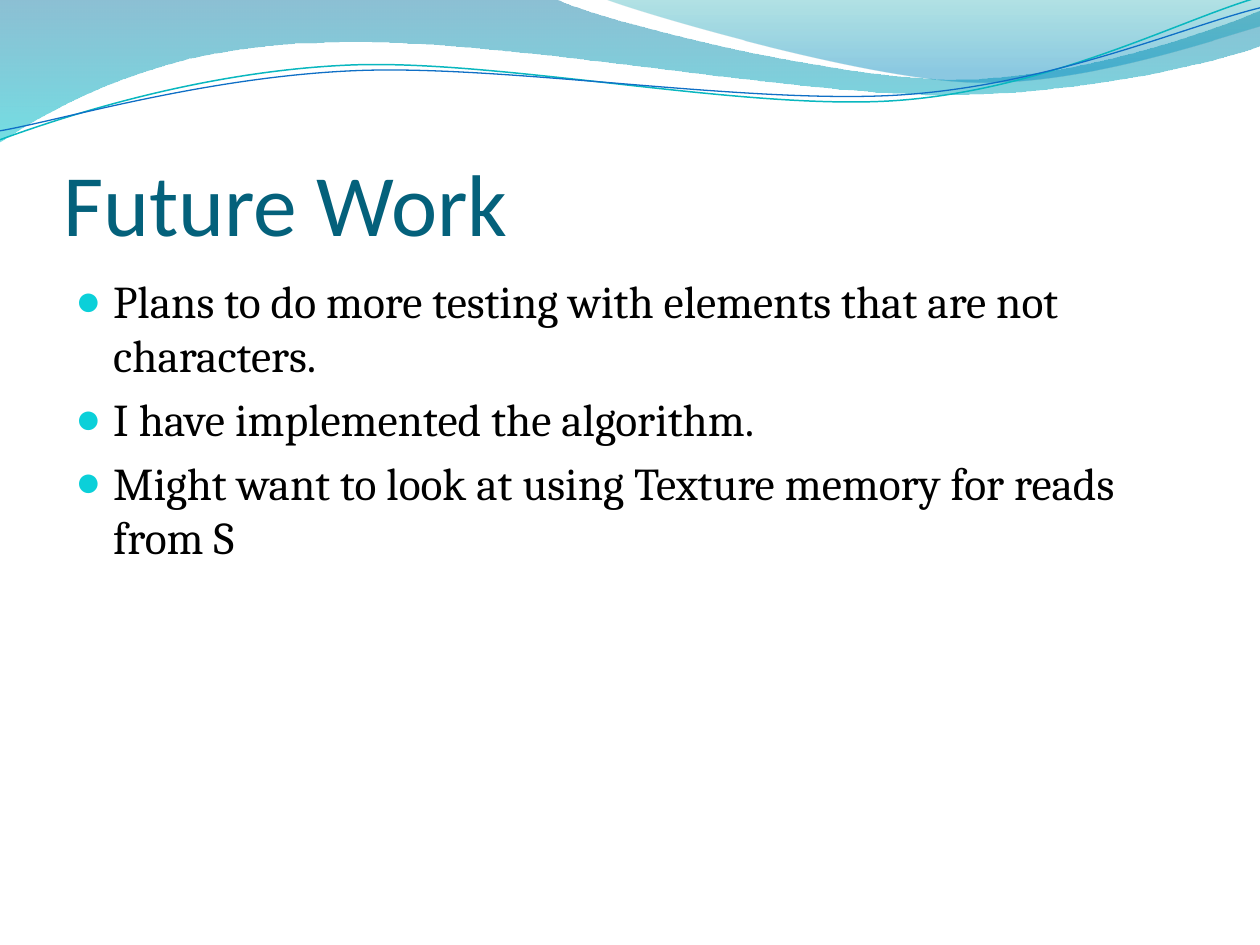
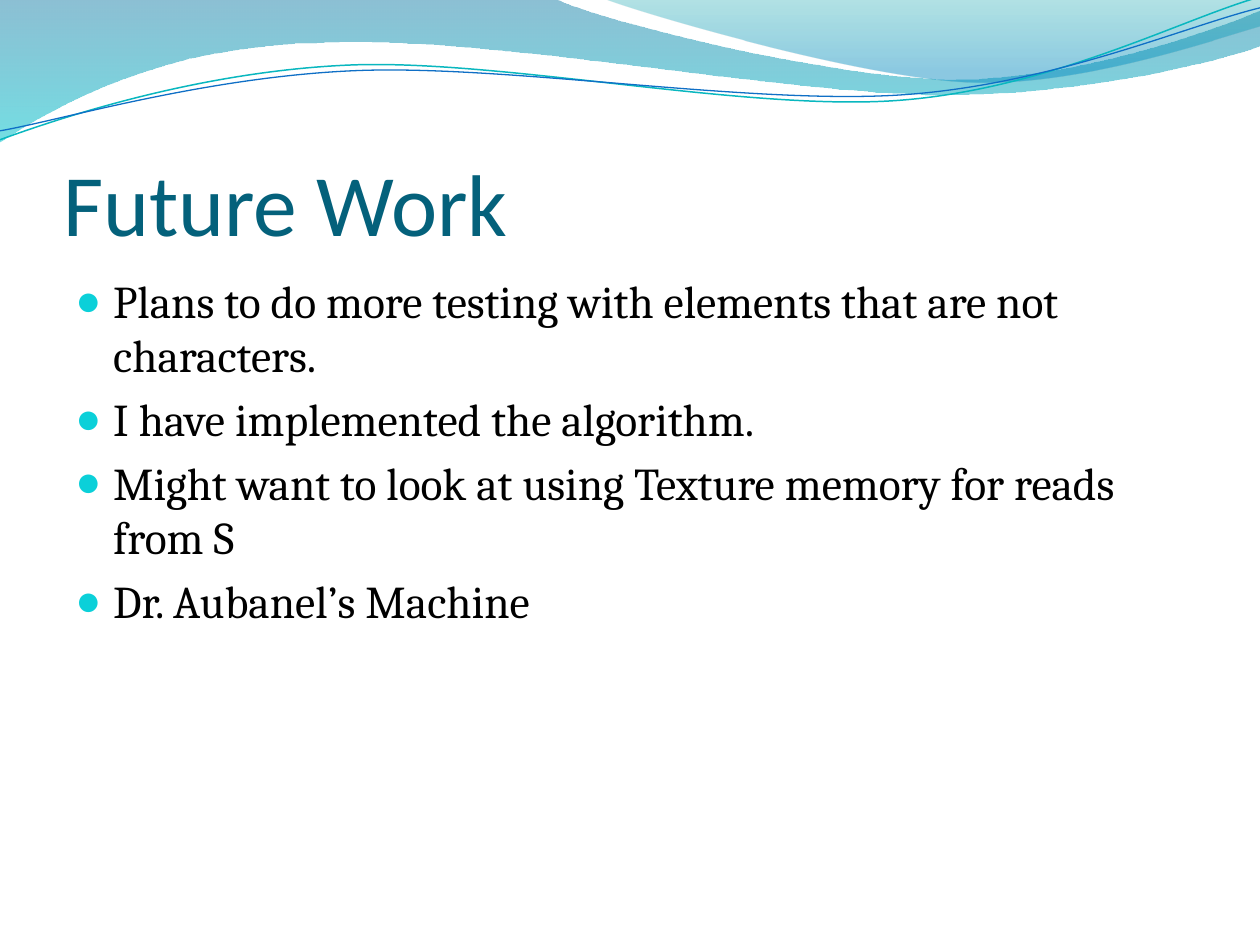
Before and after one commit to edvelezg/unb-pdp2, a slide deck: slide 9 of proj/FinalPresentation.pptx. Drawn at 1260x945 pixels with LibreOffice and Linux fonts; fonts in the diff are those of the drawing; background and template pictures are left out. Boxes give left, top, right and bottom in pixels: in the first picture for what was removed or moved away, otherwise in the second. Text is boxed around its words. In the diff, an @@ line names an element or a change of style, - is before the commit and + after.

```diff
--- a/proj/FinalPresentation.pptx
+++ b/proj/FinalPresentation.pptx
@@ text at [113,586,529,619]: paragraph added @@
+● Dr. Aubanel’s Machine
```
